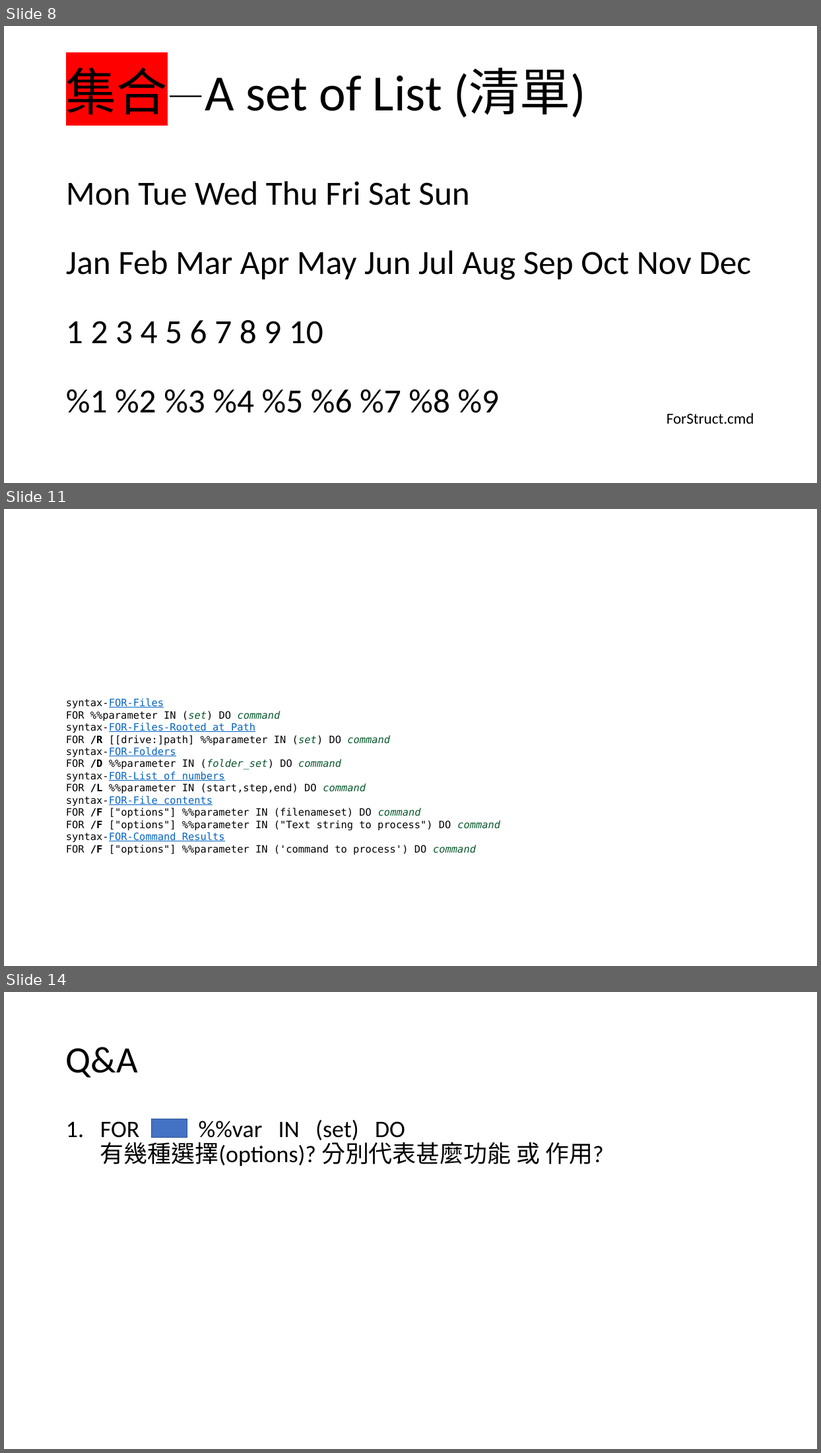
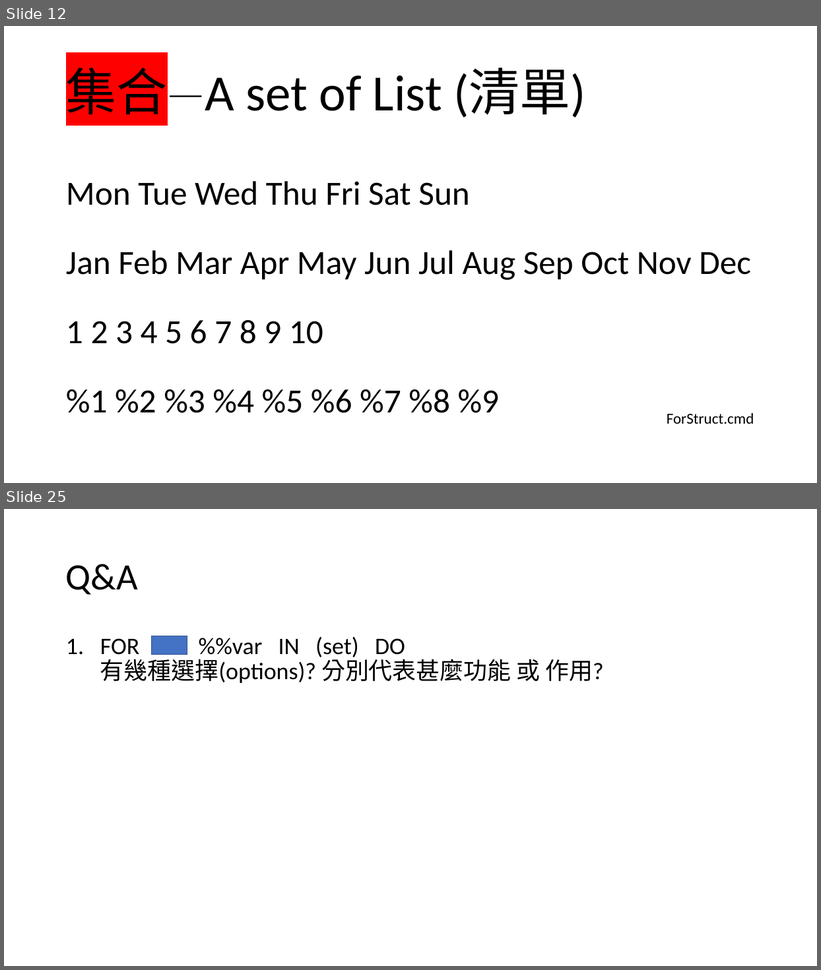
Before and after one commit to bentonglove/DosBatch, a slide deck: Dos Batch Script_Training_2022_Jul.pptx. Shown one above the other, each under a label of ours: slides 8, 11 and 14 before the commit, slides 12 and 25 after it; the slides between them are not shown. The pictures are 821x1453 and 821x970 pixels, drawn with LibreOffice and Linux fonts; fonts in the diff are those of the drawing. Boxes give left, top, right and bottom in pixels: in the first picture for what was removed or moved away, otherwise in the second. Text is boxed around its words. In the diff, an @@ line names an element or a change of style, - is before the commit and + after.

```diff
--- a/Dos Batch Script_Training_2022_Jul.pptx
+++ b/Dos Batch Script_Training_2022_Jul.pptx
@@ slide 11 removed at (x1=4, y1=509, x2=817, y2=966), background #FFFFFF @@
@@ text removed at (x1=66, y1=698, x2=500, y2=855) @@
-syntax-FOR-Files
-FOR %%parameter IN (set) DO command
-syntax-FOR-Files-Rooted at Path
-FOR /R [[drive:]path] %%parameter IN (set) DO command
-syntax-FOR-Folders
-FOR /D %%parameter IN (folder_set) DO command
-syntax-FOR-List of numbers
-FOR /L %%parameter IN (start,step,end) DO command
-syntax-FOR-File contents
-FOR /F ["options"] %%parameter IN (filenameset) DO command
-FOR /F ["options"] %%parameter IN ("Text string to process") DO command
-syntax-FOR-Command Results
-FOR /F ["options"] %%parameter IN ('command to process') DO command
@@ what was slide 8 is now slide 12 @@
@@ what was slide 14 is now slide 25 @@
```
Also in this commit, not shown: 5 slides changed, 13 slides added, 1 other slide removed.
